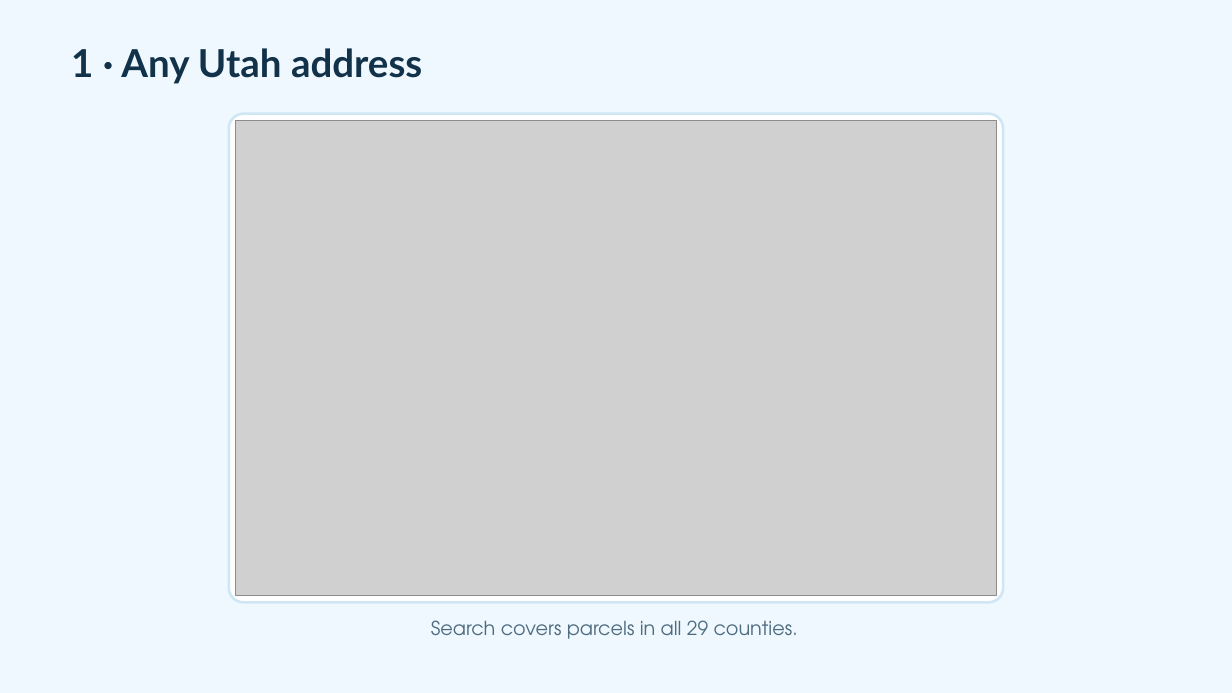
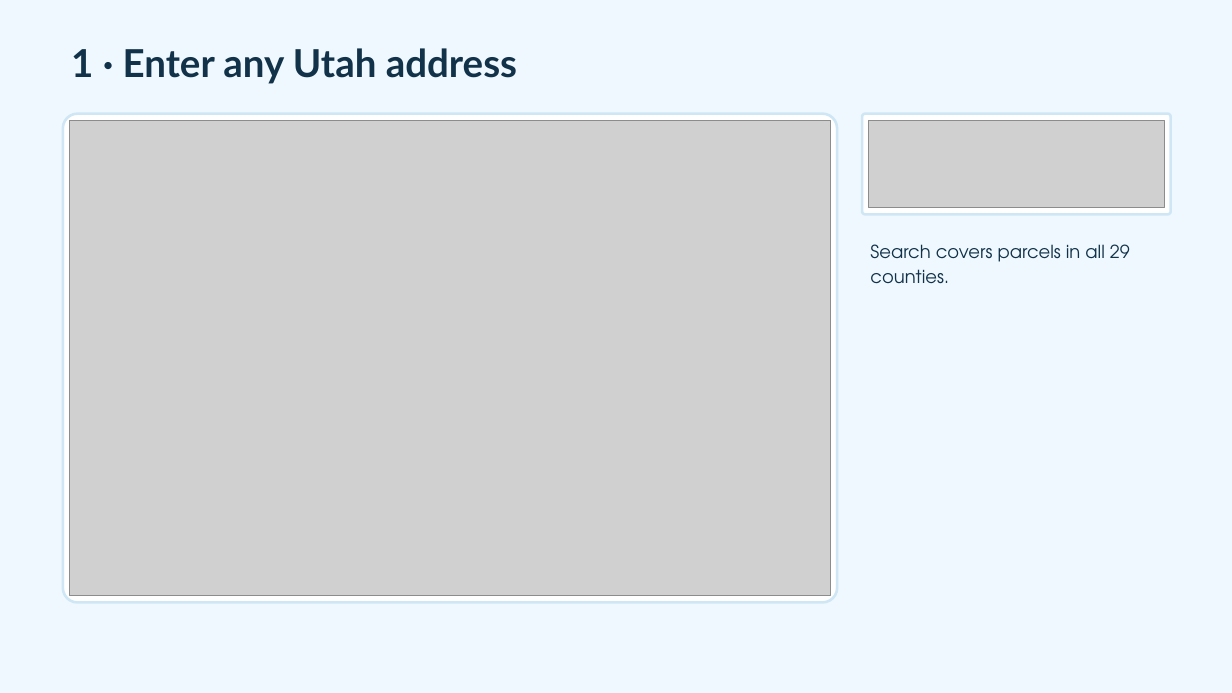
Before and after one commit to adamfortuna/overwatering, a slide deck: slide 13 of docs/pitch/overwatering.pptx (slide 14 before the commit). Drawn at 1232x693 pixels with LibreOffice and Linux fonts; fonts in the diff are those of the drawing; grey boxes stand for pictures. Boxes give left, top, right and bottom in pixels: in the first picture for what was removed or moved away, otherwise in the second. Text is boxed around its words. In the diff, an @@ line names an element or a change of style, - is before the commit and + after.

```diff
--- a/docs/pitch/overwatering.pptx
+++ b/docs/pitch/overwatering.pptx
@@ text at (71,48,517,84): text changed @@
-1 · Any Utah address
+1 · Enter any Utah address
@@ rounded rectangle: place and size @@
-rounded rectangle at (229,114,1004,603)
+rounded rectangle at (63,114,837,603)
@@ rounded rectangle added at (862,114,1171,214), fill #FFFFFF, outline #CFE6F5 2 pt @@
@@ picture: place and size @@
-picture at (236,120,997,596)
+picture at (69,120,831,596)
@@ picture added at (869,120,1165,208) @@
@@ text "Search covers parcels in all ...": place and size @@
-text "Search covers parcels in all ..." at (431,620,798,639)
+text "Search covers parcels in all ..." at (870,244,1130,284)
@@ text "Search covers parcels in all ..." at (870,244,1130,284): size 15 to 14 pt, text colour #4F6B80 to #12324A; alignment centre to left; line spacing 1 to 1.15 @@
```
Also in this commit, not shown: 14 other slides changed, 7 slides added, 8 slides removed, 30 other files.
